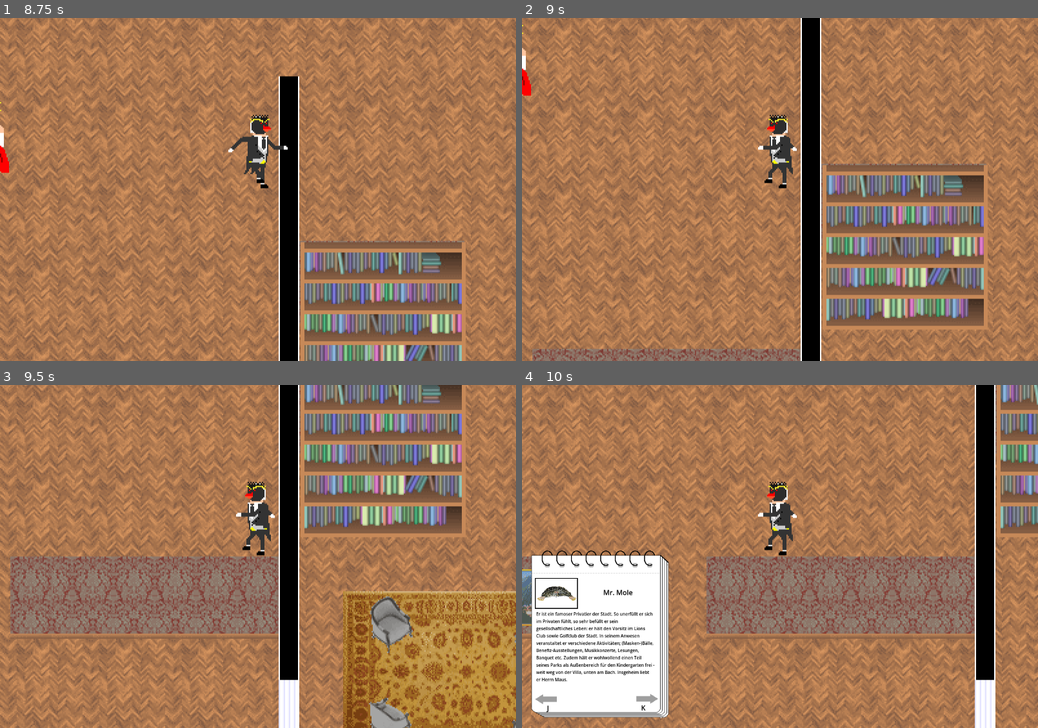
Above: before the commit, frames 1-4 (two rows, left to right).
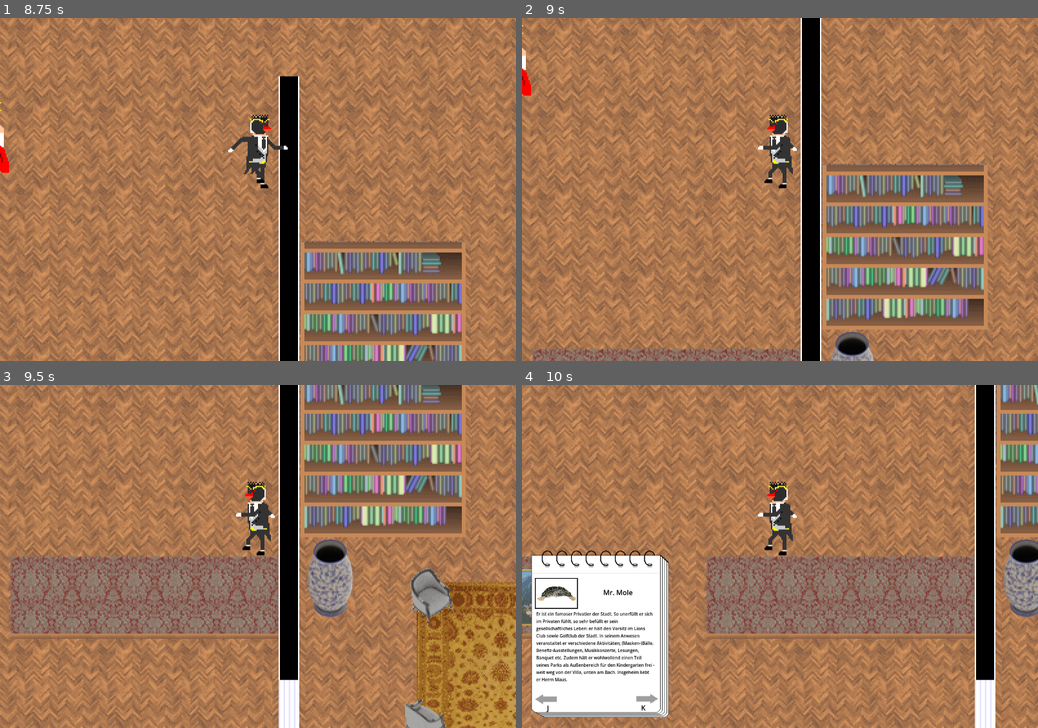
Above: after the commit, the same moments.

Repository: gartenschlaefer/mmmmm
Game: Godot game, scene res://scenes/mmmmm.tscn
The game is run twice, just before and just after one commit, with the same random seed, the same clock (stepped at 60 frames per second) and the same inputs.
Inputs:
- Up to frame 1 (8.75 s): click "Start" at 0.5 s; tap Enter at 1.25 s; hold D (right) 1.28-2.03 s; tap X (interact) at 1.35, 4.35, 7.35 s; hold S (down) 2.03-2.78 s; tap K (next_page) at 2.1, 5.1, 8.1 s; hold D (right) 2.78-3.53 s; tap J (prev_page) at 2.85, 5.85 s; hold W (up) 3.53-4.28 s; tap Tab (toggle_notes) at 3.6, 6.6 s; hold A (left) 4.28-5.78 s; hold S (down) 5.78-6.53 s; hold D (right) 6.53-7.28 s; hold W (up) 7.28-8.03 s; hold D (right) from 8.03 s (still down)
- Up to frame 2 (9 s): release D (right) at 8.78 s; hold S (down) from 8.78 s (still down); tap J (prev_page) at 8.85 s
- Up to frame 3 (9.5 s): keep holding S (down)
- Up to frame 4 (10 s): release S (down) at 9.53 s; hold A (left) from 9.53 s (still down); tap Tab (toggle_notes) at 9.6 s

Frame 1 is identical in both runs. In frame 2, 0.6% of the frame differs, in the area x 59-84%, y 91-100%; in frame 3, 12%, in the area x 59-100%, y 45-100%; in frame 4, 1.3%.

Commit message:
Vase aufgestellt

Diff:
--- a/scenes/mystery_murder_world.tscn
+++ b/scenes/mystery_murder_world.tscn
@@ -24,6 +24,7 @@
 [ext_resource type="PackedScene" path="res://prefabs/npc_mole.tscn" id="23_lss6i"]
 [ext_resource type="Texture2D" uid="uid://dd8blxu14h1yt" path="res://art/trees/painted_evergreen02t.png" id="24_hn7bi"]
 [ext_resource type="PackedScene" path="res://prefabs/npc_cat.tscn" id="24_k8ae5"]
+[ext_resource type="Texture2D" uid="uid://bm1p8pkxsppl2" path="res://art/interior/vase.png" id="25_hn7bi"]
 
 [sub_resource type="TileSetAtlasSource" id="TileSetAtlasSource_ghuc2"]
 texture = ExtResource("7_sy5t6")
@@ -60,7 +61,8 @@
 tile_set = SubResource("TileSet_xemsr")
 
 [node name="Carpet2" type="Sprite2D" parent="." unique_id=779393032]
-position = Vector2(707, 634)
+position = Vector2(732, 659)
+rotation = 1.5707964
 texture = ExtResource("10_schnp")
 
 [node name="Carpet" type="Sprite2D" parent="." unique_id=708837550]
@@ -165,19 +167,19 @@
 texture = ExtResource("19_vjwos")
 
 [node name="Chair0" type="Sprite2D" parent="." unique_id=638391631]
-position = Vector2(761, 598)
+position = Vector2(789, 571)
 texture = ExtResource("20_cshx0")
 
 [node name="Chair90" type="Sprite2D" parent="." unique_id=1262164526]
-position = Vector2(757, 671)
+position = Vector2(795, 660)
 texture = ExtResource("21_lss6i")
 
 [node name="Chair180" type="Sprite2D" parent="." unique_id=1176609280]
-position = Vector2(647, 665)
+position = Vector2(674, 666)
 texture = ExtResource("22_hn7bi")
 
 [node name="Chair270" type="Sprite2D" parent="." unique_id=410123713]
-position = Vector2(648, 594)
+position = Vector2(679, 572)
 texture = ExtResource("23_k8ae5")
 
 [node name="npc_mole" parent="." unique_id=2123288575 instance=ExtResource("23_lss6i")]
@@ -185,3 +187,7 @@
 
 [node name="npc_cat" parent="." unique_id=748677046 instance=ExtResource("24_k8ae5")]
 position = Vector2(336, 347)
+
+[node name="Vase" type="Sprite2D" parent="." unique_id=791181386]
+position = Vector2(601, 560)
+texture = ExtResource("25_hn7bi")
Binary file added: art/interior/vase.png
Not shown, added: art/interior/vase.png.import
